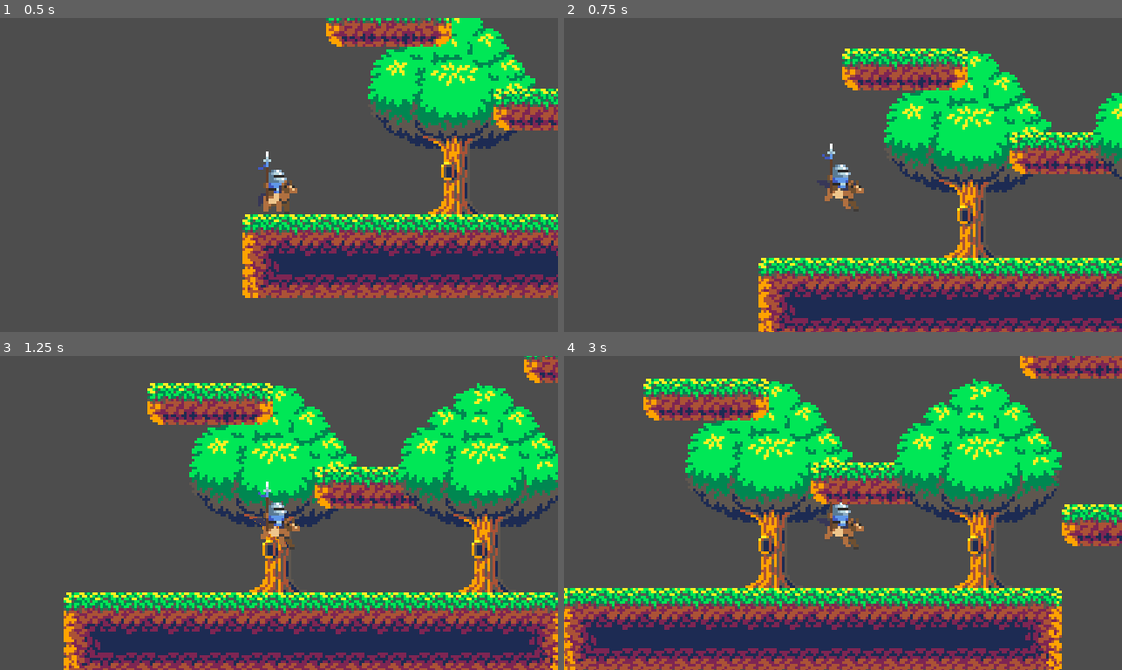
Above: before the commit, frames 1-4 (two rows, left to right).
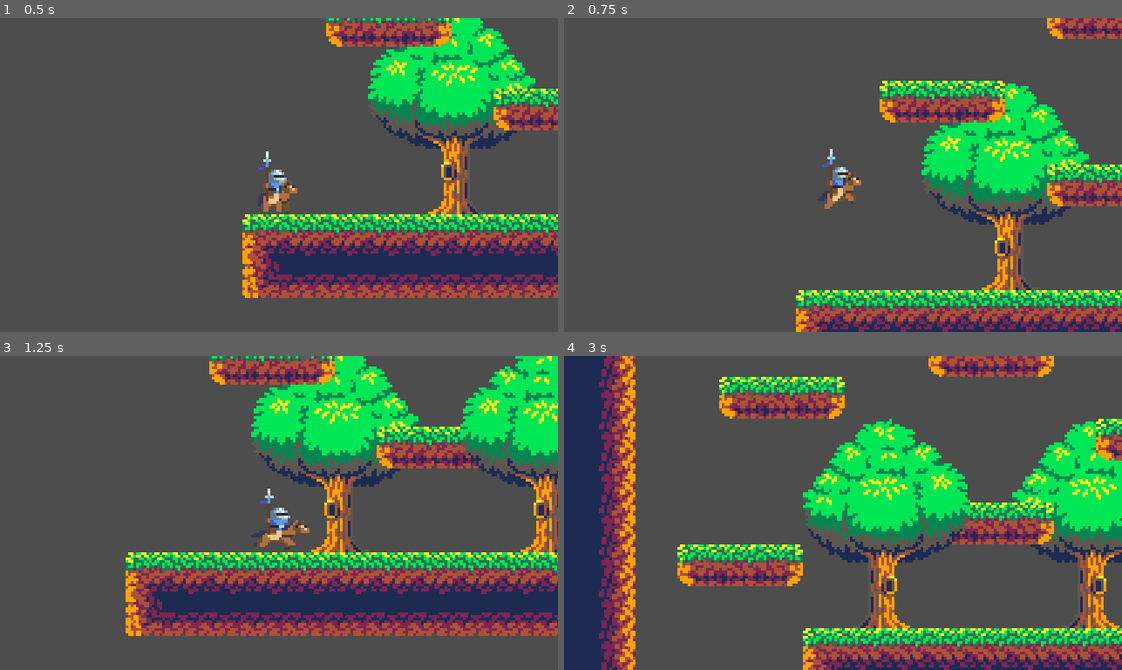
Above: after the commit, the same moments.

Repository: Martisos/Ultimate-Custom-Platformer-Game
Game: Godot game, scene res://scenes/maps/world_debug.tscn
The game is run twice, just before and just after one commit, with the same random seed, the same clock (stepped at 60 frames per second) and the same inputs.
Inputs (mouse positions are in pixels of both pictures, inside the frame that each line leads up to):
- Up to frame 1 (0.5 s): no input
- Up to frame 2 (0.75 s): tap Enter at 0.5 s; move the mouse to (965, 159) at 0.52 s; hold D (right) from 0.53 s (still down); tap W (jump) at 0.6 s; click (965, 159) at 0.67 s
- Up to frame 3 (1.25 s): keep holding D (right); tap W (jump) at 0.77, 1.07 s
- Up to frame 4 (3 s): move the mouse to (731, 528) at 1.27 s; tap Alt at 1.35 s; tap W (jump) at 1.52, 1.55, 1.82, 2.3, 2.85 s; move the mouse to (898, 443) at 2.02 s; release D (right) at 2.03 s; hold A (left) 2.03-2.78 s; tap Shift at 2.1 s; move the mouse to (815, 575) at 2.77 s; hold D (right) from 2.78 s (still down); click (815, 575) at 2.92 s

Frame 1 is identical in both runs. In frame 2, 31% of the frame differs, in the area x 34-100%, y 0-100%; in frame 3, 57%; in frame 4, 70%, in the area x 0-100%, y 0-100%.

Commit message:
Random Shader Chellange + mirror update

Diff:
--- a/scenes/shaders/screen_effects.gdshader
+++ b/scenes/shaders/screen_effects.gdshader
@@ -2,8 +2,11 @@
 
 uniform sampler2D screen_texture : hint_screen_texture, filter_nearest;
 
+//mirror
 uniform bool mirror_x = false;
-uniform bool grayscale = false;
+
+//random shader
+uniform bool grayscale = true;
 uniform bool invert_colors = false;
 
 void fragment() {
@@ -13,5 +16,16 @@
 		uv.x = 1.0 - uv.x;
 	}
 
-	COLOR = texture(screen_texture, uv);
+	 vec4 color = texture(screen_texture, uv);
+
+	if(grayscale) {
+		float gray = dot(color.rgb, vec3(0.299, 0.587, 0.114));
+		color.rgb = vec3(gray);
+	}
+
+	if(invert_colors) {
+		color.rgb = vec3(1.0) - color.rgb;
+	}
+
+	COLOR = color;
 }
--- a/scripts/challenges/challengeManager.gd
+++ b/scripts/challenges/challengeManager.gd
@@ -1,11 +1,12 @@
 extends Node
 
 var challenges: Dictionary = {
-	"ice_floor": 0,
-	"rigid_jump": 0,
-	"popups": 0,
-	"wanna_keep_playing": 0,
-	"mirror": 2,
+	"ice_floor": 3,
+	"rigid_jump": 1,
+	"popups": 3,
+	"wanna_keep_playing": 3,
+	"mirror": 3,
+	"random_shaders": 3,
 }
 
 var is_popup_open: bool = false
--- a/scripts/challenges/keep_playing_popup.gd
+++ b/scripts/challenges/keep_playing_popup.gd
@@ -80,11 +80,11 @@
 func set_next_time() -> void:
 	match level:
 		1:
-			next_popup_time = randf_range(15.0, 25.0)
+			next_popup_time = randf_range(12.5, 17.5)
 		2:
-			next_popup_time = randf_range(10.0, 17.5)
+			next_popup_time = randf_range(10.0, 12.5)
 		3:
-			next_popup_time = randf_range(5.0, 15.0)
+			next_popup_time = randf_range(5.0, 10.0)
 
 	print(level, " ", next_popup_time)
 
--- a/scripts/challenges/screen_effects.gd
+++ b/scripts/challenges/screen_effects.gd
@@ -11,18 +11,39 @@
 
 #--Random Shaders --
 var shaders_level: int = 0
+var shader_timer: float = 0.0
+var next_shader_time: float = 0.0
+var is_shader_active: bool = false
+var shader_duration: float = 5.0
+var current_active_shader: String = ""
+
+var avaiable_shaders: Array[String] = [
+	"grayscale",
+	"invert_colors"
+]
+
+func _process(delta: float) -> void:
+	_process_mirror(delta)
+	_process_random_shaders(delta)
 
 func _ready() -> void:
-	set_mirror(false)
+	reset_all_shaders()
+
 	mirror_level = ChallengeManager.get_challange_level("mirror")
-	if mirror_level == 3:
-		set_mirror(true)
-	elif mirror_level > 0:
-		set_next_time()
+	if mirror_level > 0:
+		set_next_mirror_time()
+
+	# Inicjalizacja Random Shaders
+	shaders_level = ChallengeManager.get_challange_level("random_shaders")
+	if shaders_level > 0:
+		set_next_shader_time()
 
 
-func _process(delta: float) -> void:
-	if mirror_level == 0 or mirror_level == 3:
+# --MIRROR--
+
+
+func _process_mirror(delta: float) -> void:
+	if mirror_level == 0:
 		return
 
 	mirror_timer += delta
@@ -48,14 +69,68 @@
 	set_mirror(false)
 	is_mirrored = false
 	mirror_timer = 0.0
-	set_next_time()
+	set_next_mirror_time()
 
-func set_next_time() -> void:
+func set_next_mirror_time() -> void:
 	match mirror_level:
 		1: next_mirror_event_time = randf_range(12.0, 18.0)
 		2: next_mirror_event_time = randf_range(6.0, 10.0)
+		3: next_mirror_event_time = randf_range(1.0, 5.0)
 
 func set_mirror(state: bool) -> void:
 	var mat = color_rect.material as ShaderMaterial
 	if mat:
 		mat.set_shader_parameter("mirror_x", state)
+
+
+# --RANDOM SHADERS--
+
+
+func _process_random_shaders(delta: float) -> void:
+	if shaders_level == 0:
+		return
+
+	shader_timer += delta
+
+	if not is_shader_active:
+		if shader_timer >= next_shader_time:
+			start_random_shader()
+	else:
+		if shader_timer >= shader_duration:
+			stop_random_shader()
+
+func start_random_shader() -> void:
+	current_active_shader = avaiable_shaders.pick_random()
+	print(current_active_shader)
+	set_shader_param(current_active_shader, true)
+
+	is_shader_active = true
+	shader_timer = 0.0
+
+	shader_duration = randf_range(3.0, 10.0)
+
+func stop_random_shader() -> void:
+	if current_active_shader != "":
+		set_shader_param(current_active_shader, false)
+		current_active_shader = ""
+
+	is_shader_active = false
+	shader_timer = 0.0
+	set_next_shader_time()
+
+func set_next_shader_time() -> void:
+	match shaders_level:
+		1: next_shader_time = randf_range(20.0, 25.0)
+		2: next_shader_time = randf_range(15.0, 20.0)
+		3: next_shader_time = randf_range(5.0, 12.5)
+
+func set_shader_param(param_name: String, value: bool) -> void:
+	var mat = color_rect.material as ShaderMaterial
+	if mat:
+		mat.set_shader_parameter(param_name, value)
+
+
+func reset_all_shaders() -> void:
+	set_mirror(false)
+	set_shader_param(avaiable_shaders[0], false)
+	set_shader_param(avaiable_shaders[1], false)
Not shown, added: todo
